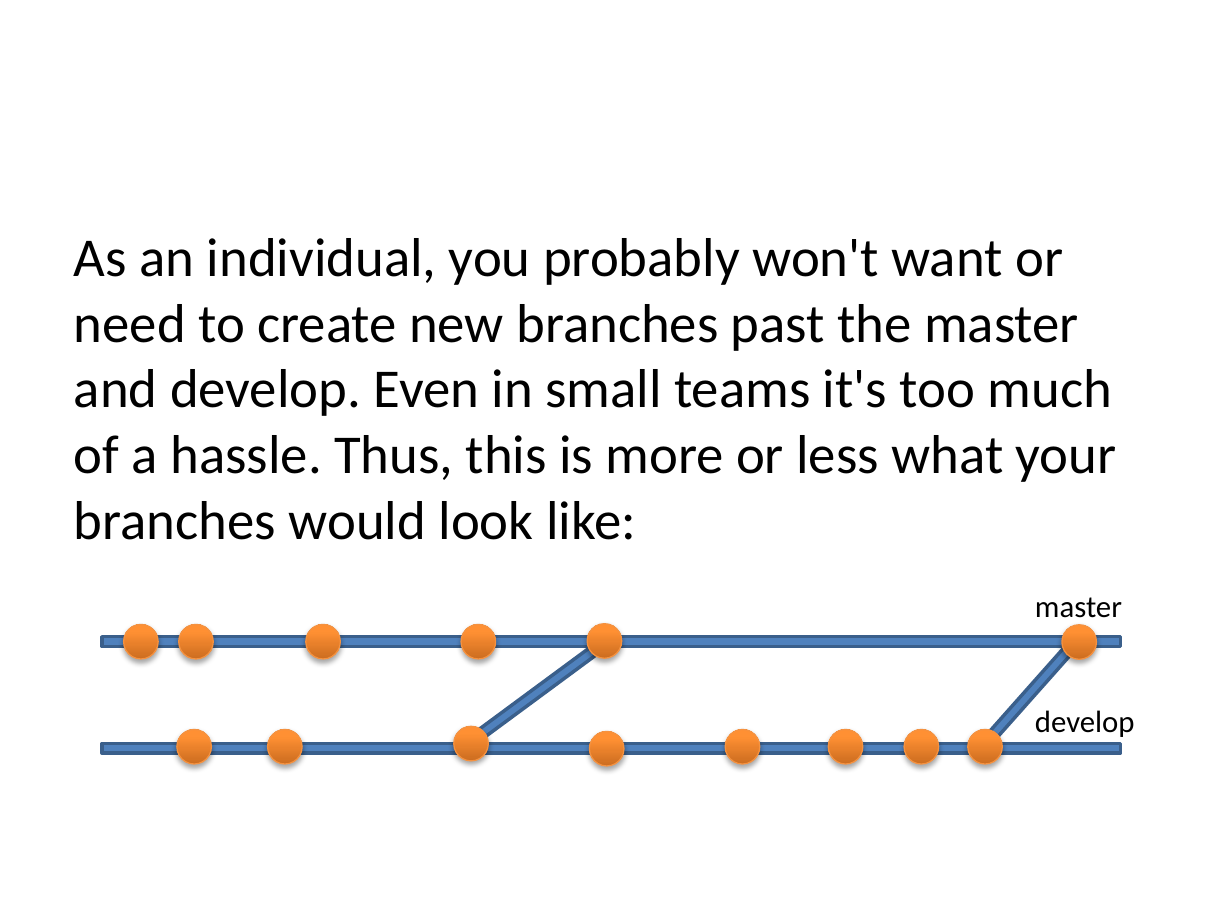
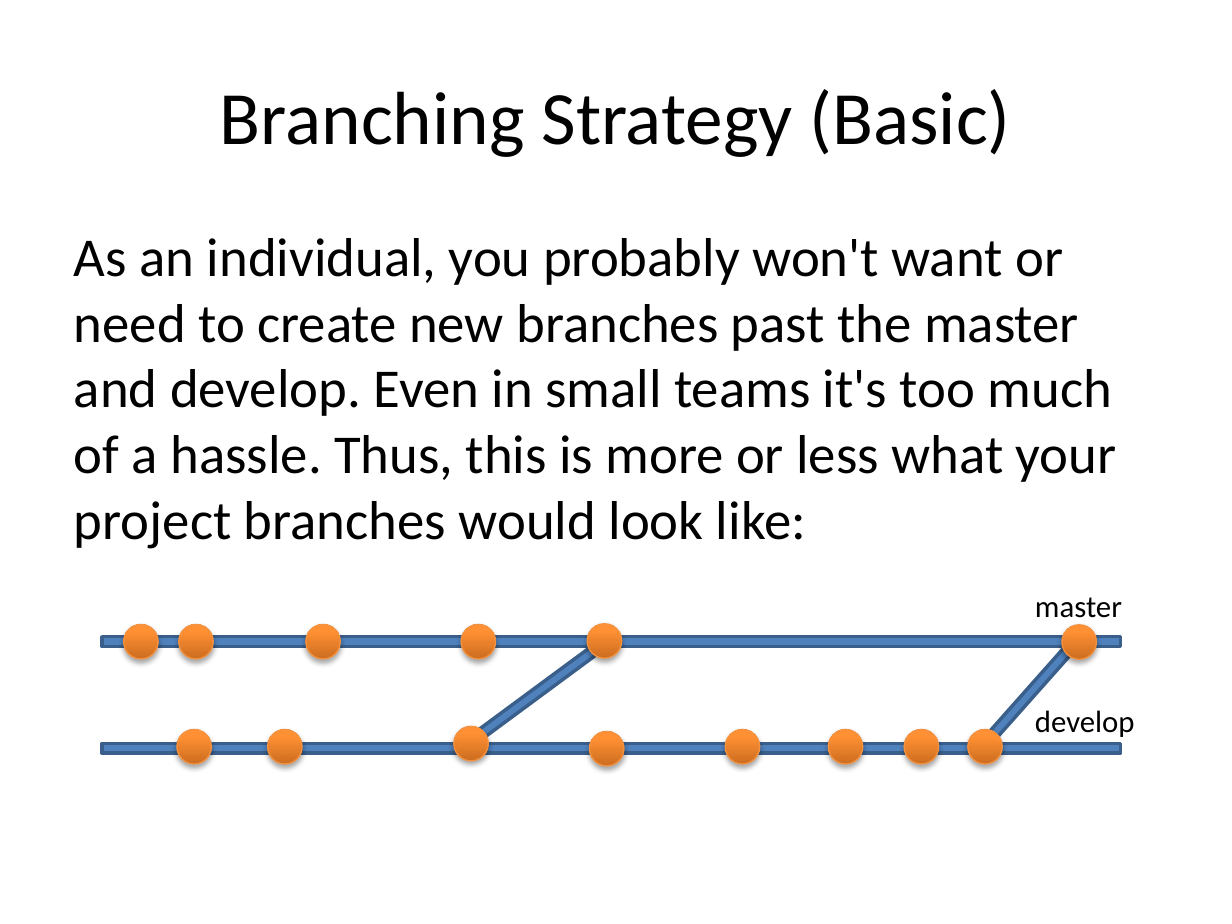
Before and after one commit to JaceTan/programming-notes, a slide deck: slide 6 of Branching Strategy (Basic).pptx. Drawn at 1232x924 pixels with LibreOffice and Linux fonts; fonts in the diff are those of the drawing. Boxes give left, top, right and bottom in pixels: in the first picture for what was removed or moved away, otherwise in the second. Text is boxed around its words. In the diff, an @@ line names an element or a change of style, - is before the commit and + after.

Commit message:
completed Branching Strategy Basic

```diff
--- a/Branching Strategy (Basic).pptx
+++ b/Branching Strategy (Basic).pptx
@@ title added at [220, 89, 1011, 157], 44 pt, text #000000 @@
+Branching Strategy (Basic)
@@ text at [74, 238, 1117, 549]: text changed @@
-As an individual, you probably won't want or need to create new branches past the master and develop. Even in small teams it's too much of a hassle. Thus, this is more or less what your branches would look like:
+As an individual, you probably won't want or need to create new branches past the master and develop. Even in small teams it's too much of a hassle. Thus, this is more or less what your project branches would look like:
```
Also in this commit, not shown: 4 other slides changed.
